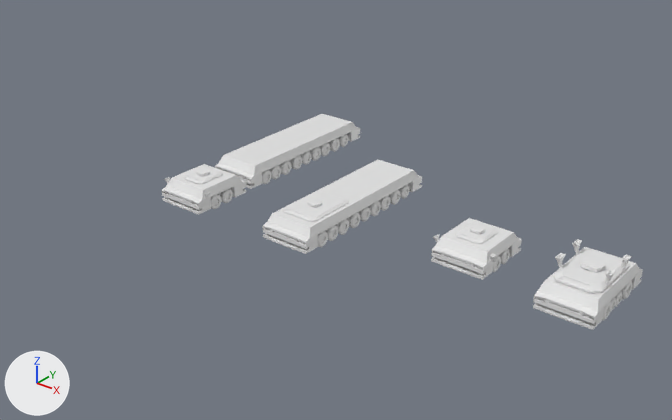
Two versions of the Blender file Vehicles and Tanks.blend, one commit apart.
Before and after are seen from a camera (50 mm lens) standing at (11.9, -30.5, 18.4) and looking at (-14.3, 2.1, -1.8). Every picture has the same lights, and +X, +Y and +Z are marked at lower left.

Names of what the first picture shows: 'CarBase', 'CarBase.001', 'CarBase.002', 'CarBase.003', 'CarBase.004', 'Small Wheels', 'TopCar', 'TopCar.001', 'TopCar.002', 'TopCar.003', 'TopCar.004', 'Wheel', 'Wheel.001', 'Wheel.002'.
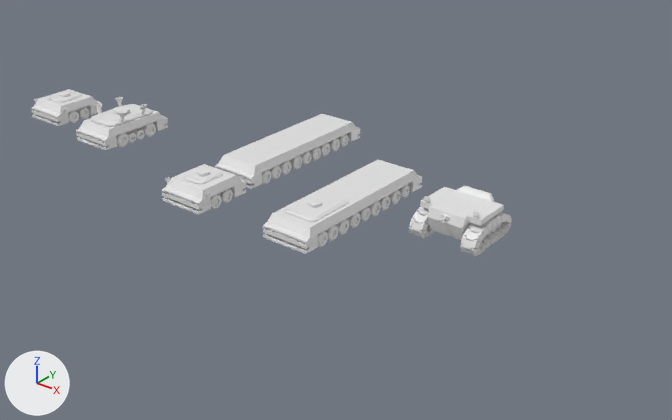
Commit message: Tank started

ob_centerpoint_001 is not drawn itself; it is used by a modifier of ob_topcar_002, ob_wheel_001, ob_wheel_002.

What differs and where, as boxes (x1, y1, x2, y2) in the pictures (672 x 420 px):
'CarBase', moved: before (533, 247, 643, 330); after (76, 110, 168, 150)
'CarBase.001', moved: before (431, 218, 522, 280); after (31, 89, 102, 126)
'TopCar', moved: before (553, 239, 632, 294); after (90, 96, 152, 127)
'TankBase', added: after (420, 185, 504, 240)
'Track', added: after (409, 206, 512, 256)
'TopCar.001', moved: before (456, 223, 498, 244); after (48, 91, 81, 102)
'Wheel', moved: before (602, 281, 632, 321); after (116, 123, 156, 147)
'Small Wheels', moved: before (611, 291, 623, 311); after (126, 129, 145, 143)
'Wheel.002', moved: before (499, 249, 510, 264); after (76, 107, 89, 119)
'Wheel.001', moved: before (492, 256, 501, 272); after (68, 111, 79, 123)
'TopCar.003', moved: before (470, 225, 485, 234); after (59, 92, 70, 97)
'TopCar.002', moved: before (433, 235, 496, 262); after (34, 98, 67, 113)
'Sphere', added: after (424, 196, 479, 218)

Patch to the scene script:
```diff
--- a/Vehicles and Tanks.blend.py
+++ b/Vehicles and Tanks.blend.py
@@ me_plane_002 @@
+me_plane_002.from_pydata([(0.155, -0.155, 0.0), (0.096, 0.107, 0.0), (0.0, -0.155, 0.0), (0.0, 0.107, 0.0), (0.227, -0.155, 0.024), (0.227, 0.155, 0.024), (0.155, 0.212, 0.0), (0.227, 0.212, 0.024), (0.096, -0.269, 0.014), (0.0, -0.269, 0.014)], [], [(2, 0, 1, 3), (1, 0, 4, 5), (1, 5, 7, 6), (0, 2, 9, 8)])
@@ cu_beziercircle_002 @@
+cu_beziercircle_002 = bpy.data.curves.new('BezierCircle.002', 'CURVE')
+cu_beziercircle_002.dimensions = '3D'
+_sp = cu_beziercircle_002.splines.new('BEZIER'); _sp.bezier_points.add(3)
+_sp.bezier_points.foreach_set('co', [-1.526, -0.404, 0.0, 0.0, 0.587, 0.0, 1.526, -0.339, 0.0, 0.0, -0.497, 0.0])
+_sp.bezier_points.foreach_set('handle_left', [-1.447, -0.777, 0.0042, -0.71, 0.577, 0.0, 1.837, 0.453, 0.0487, 0.224, -0.521, -0.000193])
+_sp.bezier_points.foreach_set('handle_right', [-1.682, 0.329, -0.00827, 0.697, 0.598, 0.0, 1.408, -0.641, -0.0185, -0.223, -0.474, 0.000192])
+for _p, _l, _r in zip(_sp.bezier_points, ['ALIGNED', 'AUTO', 'ALIGNED', 'ALIGNED'], ['ALIGNED', 'AUTO', 'ALIGNED', 'ALIGNED']): _p.handle_left_type = _l; _p.handle_right_type = _r
+_sp.bezier_points.foreach_set('radius', [1.526, 1.526, 1.526, 1.526])
+_sp.order_u = 0
+_sp.order_v = 0
+_sp.use_cyclic_u = True
+cu_beziercircle_002.use_path = True
+cu_beziercircle_002.fill_mode = 'FULL'
@@ ob_carbase_001 @@
 ob_carbase_001 = bpy.data.objects.new('CarBase.001', me_cube_002)
-ob_carbase_001.location = (-5.02, 0.0, 0.0)
+ob_carbase_001.location = (-32.7, 0.0, 0.0)
 _m = ob_carbase_001.modifiers.new('Mirror', 'MIRROR')
@@ ob_centerpoint_001 @@
 ob_centerpoint_001 = bpy.data.objects.new('CenterPoint.001', None)
-ob_centerpoint_001.location = (-5.017, 0.0, 0.0)
+ob_centerpoint_001.location = (-32.69, 0.0, 0.0)
@@ ob_topcar_001 @@
 ob_topcar_001 = bpy.data.objects.new('TopCar.001', me_cube_003)
-ob_topcar_001.location = (-5.07, 0.0, 0.22)
+ob_topcar_001.location = (-32.75, 0.0, 0.22)
 ob_topcar_001.scale = (0.66, 0.66, 0.66)
@@ ob_topcar_002 @@
 ob_topcar_002 = bpy.data.objects.new('TopCar.002', me_cube_004)
-ob_topcar_002.location = (-4.54, -0.62, -0.09)
+ob_topcar_002.location = (-32.22, -0.62, -0.09)
 _m = ob_topcar_002.modifiers.new('Mirror', 'MIRROR')
@@ ob_topcar_003 @@
 ob_topcar_003 = bpy.data.objects.new('TopCar.003', me_cube_005)
-ob_topcar_003.location = (-5.07, 0.0, 0.23)
+ob_topcar_003.location = (-32.75, 0.0, 0.23)
 ob_topcar_003.scale = (0.66, 0.66, 0.66)
@@ ob_wheel_001 @@
 ob_wheel_001 = bpy.data.objects.new('Wheel.001', me_cylinder_002)
-ob_wheel_001.location = (-4.03, -0.4, -0.15)
+ob_wheel_001.location = (-31.71, -0.4, -0.15)
 ob_wheel_001.rotation_euler = (0.0, 1.571, 0.0)  # degrees (0, 90, 0)
@@ ob_wheel_002 @@
 ob_wheel_002 = bpy.data.objects.new('Wheel.002', me_cylinder_002)
-ob_wheel_002.location = (-4.03, 0.38, -0.15)
+ob_wheel_002.location = (-31.71, 0.38, -0.15)
 ob_wheel_002.rotation_euler = (0.0, 1.571, 0.0)  # degrees (0, 90, 0)
@@ ob_carbase @@
 ob_carbase = bpy.data.objects.new('CarBase', me_cube)
-ob_carbase.location = (0.0, 0.0, 0.0)
+ob_carbase.location = (-27.68, 0.0, 0.0)
 _m = ob_carbase.modifiers.new('Mirror', 'MIRROR')
@@ ob_topcar @@
 ob_topcar = bpy.data.objects.new('TopCar', me_cube_001)
-ob_topcar.location = (0.0, 0.0, 0.0)
+ob_topcar.location = (-27.68, 0.0, 0.0)
 _m = ob_topcar.modifiers.new('Mirror', 'MIRROR')
@@ ob_small_wheels @@
 ob_small_wheels = bpy.data.objects.new('Small Wheels', me_cylinder_001)
-ob_small_wheels.location = (0.98, -0.29, -0.24)
+ob_small_wheels.location = (-26.7, -0.29, -0.24)
 ob_small_wheels.rotation_euler = (0.0, 1.571, 0.0)  # degrees (0, 90, 0)
@@ ob_wheel @@
 ob_wheel = bpy.data.objects.new('Wheel', me_cylinder)
-ob_wheel.location = (0.98, -0.97, -0.15)
+ob_wheel.location = (-26.7, -0.97, -0.15)
 ob_wheel.rotation_euler = (0.0, 1.571, 0.0)  # degrees (0, 90, 0)
@@ ob_track @@
+ob_track = bpy.data.objects.new('Track', me_plane_002)  # modifiers MIRROR, SOLIDIFY, ARRAY, CURVE, MIRROR
+ob_track.location = (-5.67, 1.94, -0.13)
@@ ob_centerpoint_1 @@
+ob_centerpoint_1 = bpy.data.objects.new('centerPoint', None)
+ob_centerpoint_1.location = (-7.028, 0.646, 0.21)
@@ ob_trackcurve @@
+ob_trackcurve = bpy.data.objects.new('TrackCurve', cu_beziercircle_002)
+ob_trackcurve.location = (-5.634, 1.941, -0.131)
+ob_trackcurve.rotation_euler = (1.571, 0.0, 1.571)  # degrees (90, 0, 90)
@@ ob_sphere @@
+ob_sphere = bpy.data.objects.new('Sphere', me_sphere_001)  # 201 vertices, 193 faces; spans x -0.99..0.99, y -0.3..1.0, z -1.0..1.0; modifiers MIRROR
+ob_sphere.location = (-5.77, 1.05, 0.94)
+ob_sphere.scale = (0.147, 0.147, 0.147)
@@ ob_tankbase @@
+ob_tankbase = bpy.data.objects.new('TankBase', me_cube_008)  # 44 vertices, 34 faces; spans x 0.0..2.25, y -1.0..0.97, z -1.0..0.92; modifiers MIRROR
+ob_tankbase.location = (-7.03, 1.98, 0.35)
+ob_tankbase.scale = (0.685, 1.38, 0.685)
```
